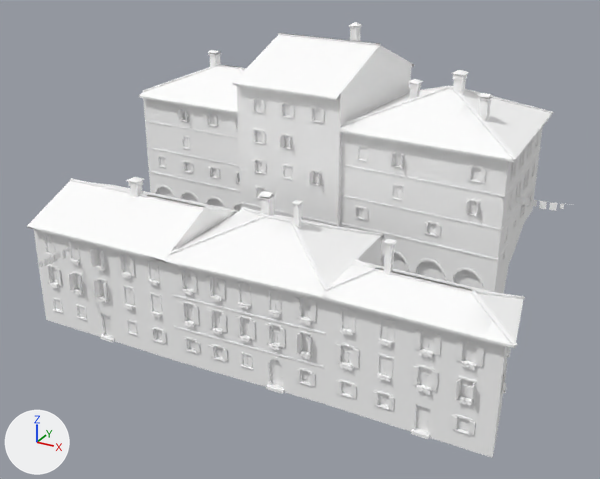
The glTF model games/yorimichi/assets/belmonte/meshes/SM_BM_BT_blk_08.glb, before and after one commit.
Before and after are seen from a 50 mm camera at (36.5, -69.0, 40.3) aimed at (0.2, -3.0, 7.3). Lighting does not change. The marker at lower left points along +X, +Y and +Z. The older version comes first. Vertices at exactly the same position are counted once.

Names of what the first picture shows: 'SM_BM_BT_blk_08'.
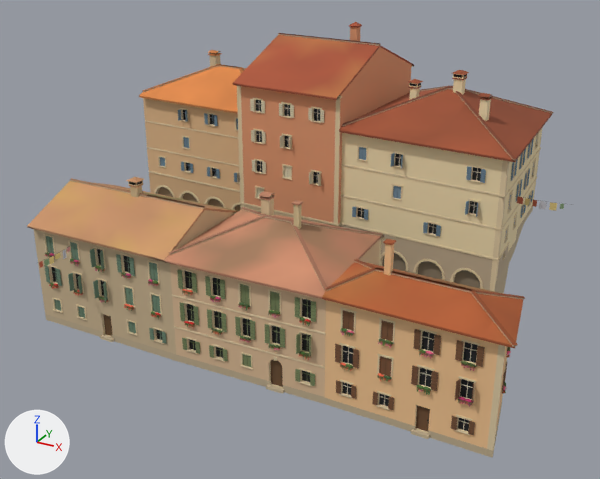
Patch to the scene script:
```diff
--- a/games/yorimichi/assets/belmonte/meshes/SM_BM_BT_blk_08.glb.py
+++ b/games/yorimichi/assets/belmonte/meshes/SM_BM_BT_blk_08.glb.py
@@ me_sm_bt_blk_08 @@
 me_sm_bt_blk_08.from_pydata(...)  # 23517 vertices, 27162 faces; spans x -24.7..25.5, y -22.1..22.0, z -0.5..26.6
 # used by ob_sm_bm_bt_blk_08; location = (0.0, 0.0, 0.0)
+# me_sm_bt_blk_08 part 1: 27162 faces centred in x -24.6..25.5, y -22.1..22.0, z -0.4..26.3 are repainted in the vertex colours; the middle colour goes from white #ffffff to beige #d9b896
 me_sm_bt_blk_08.materials.append(mat_bm_000_m_stone_007)
```

Where the change shows, as pixel boxes [x1, y1, x2, y2] in the pictures (600 x 479 px):
part 1 of me_sm_bt_blk_08, recoloured (white to beige)
    both: [27, 22, 565, 458]
